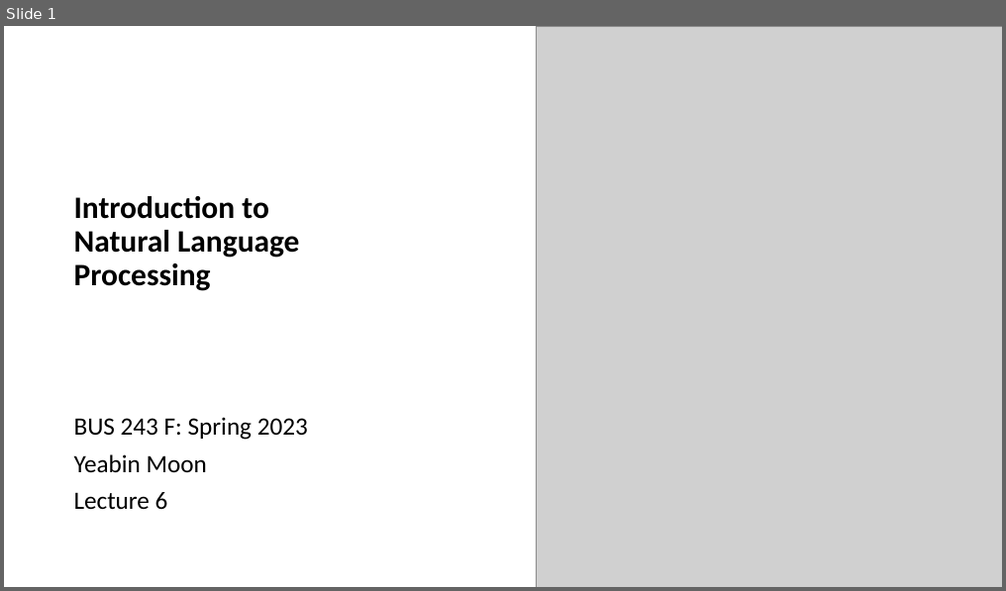
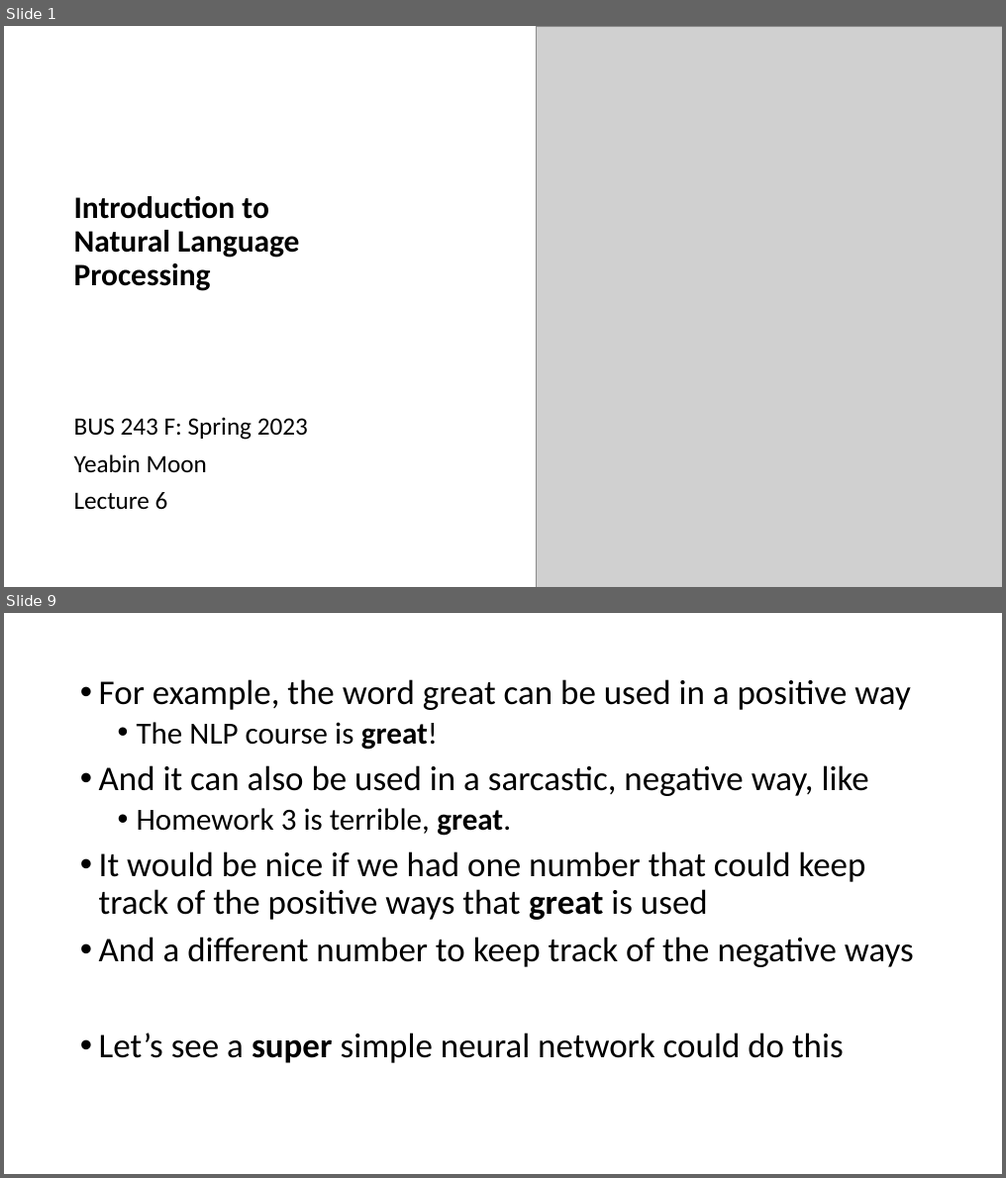
Before and after one commit to YeabinMoonEcon/BUS211, a slide deck: BUS243_NLP/lecture_notes/Lecture6_2.pptx. Shown one above the other, each under a label of ours: slide 1 before the commit, slides 1 and 9 after it; the slides between them are not shown. The pictures are 1006x591 and 1006x1178 pixels, drawn with LibreOffice and Linux fonts; fonts in the diff are those of the drawing; grey boxes stand for pictures. Boxes give left, top, right and bottom in pixels: in the first picture for what was removed or moved away, otherwise in the second. Text is boxed around its words. In the diff, an @@ line names an element or a change of style, - is before the commit and + after.

```diff
--- a/BUS243_NLP/lecture_notes/Lecture6_2.pptx
+++ b/BUS243_NLP/lecture_notes/Lecture6_2.pptx
@@ slide 9 added at [4, 613, 1002, 1174], background #FFFFFF @@
@@ text added at [99, 679, 914, 1063], 33.3 pt, text #000000 @@
+• For example, the word great can be used in a positive way
+  • The NLP course is great!
+• And it can also be used in a sarcastic, negative way, like
+  • Homework 3 is terrible, great.
+• It would be nice if we had one number that could keep track of the positive ways that great is used
+• And a different number to keep track of the negative ways
+• Let’s see a super simple neural network could do this
```
Also in this commit, not shown: 91 other slides added, 12 slides removed, 2 other files.
